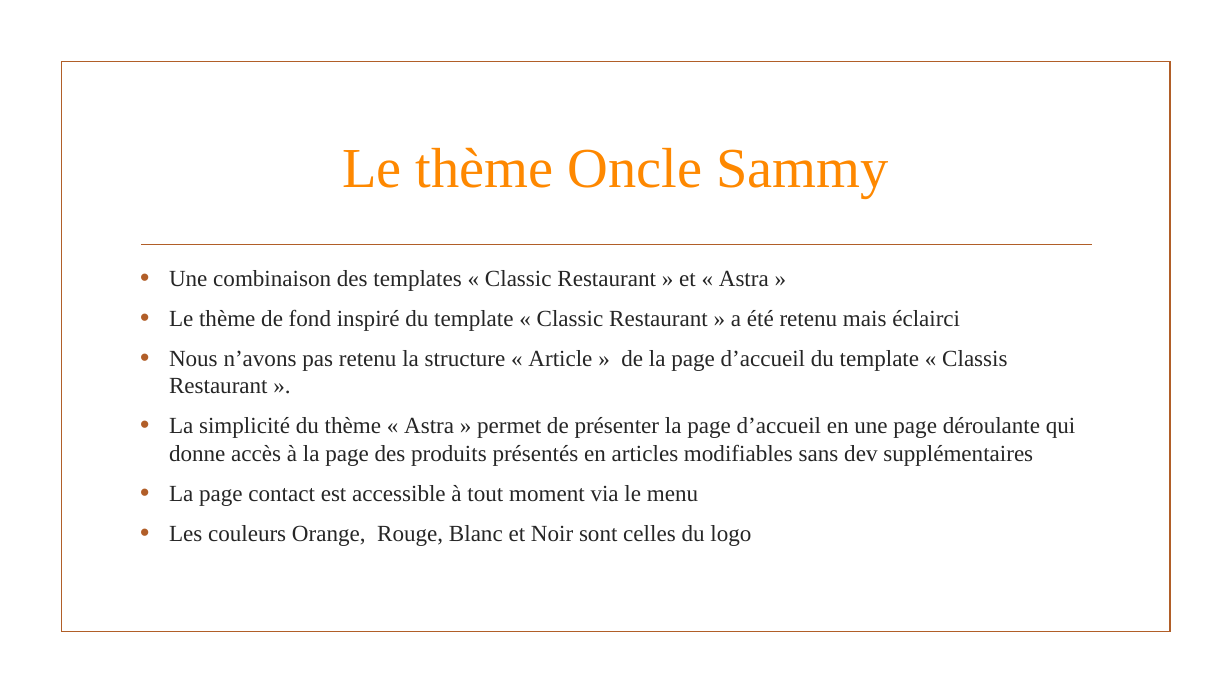
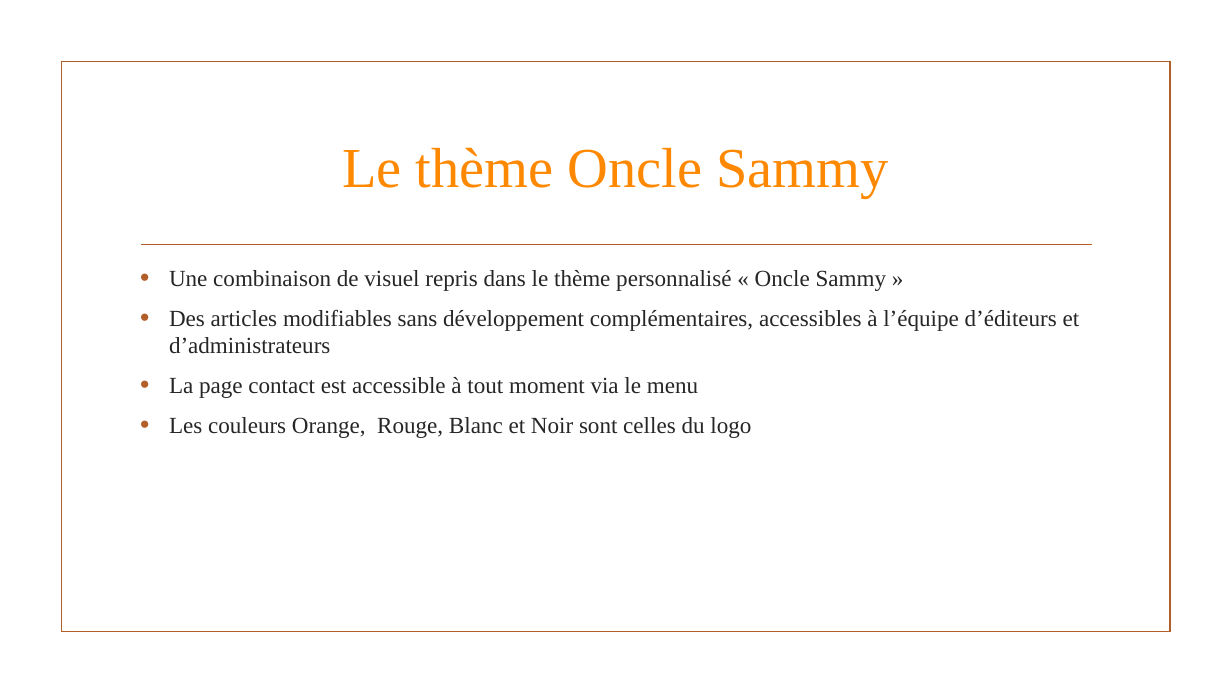
Before and after one commit to DebrayM/Oncle-Sammy, a slide deck: slide 8 of Grillades Oncle SAMMY site vitrine.pptx (slide 5 before the commit). Drawn at 1232x693 pixels with LibreOffice and Linux fonts; fonts in the diff are those of the drawing; background and template pictures are left out. Boxes give left, top, right and bottom in pixels: in the first picture for what was removed or moved away, otherwise in the second. Text is boxed around its words. In the diff, an @@ line names an element or a change of style, - is before the commit and + after.

```diff
--- a/Grillades Oncle SAMMY site vitrine.pptx
+++ b/Grillades Oncle SAMMY site vitrine.pptx
@@ text at bbox=[169, 270, 1080, 354]: text changed @@
-• Une combinaison des templates « Classic Restaurant » et « Astra »
-• Le thème de fond inspiré du template « Classic Restaurant » a été retenu mais éclairci
-• Nous n’avons pas retenu la structure « Article » de la page d’accueil du template « Classis Restaurant ».
-• La simplicité du thème « Astra » permet de présenter la page d’accueil en une page déroulante qui donne accès à la page des produits présentés en articles modifiables sans dev supplémentaires
+• Une combinaison de visuel repris dans le thème personnalisé « Oncle Sammy »
+• Des articles modifiables sans développement complémentaires, accessibles à l’équipe d’éditeurs et d’administrateurs
```
Also in this commit, not shown: 5 other slides changed, 3 slides added, 1 slide removed, 2 other files.
